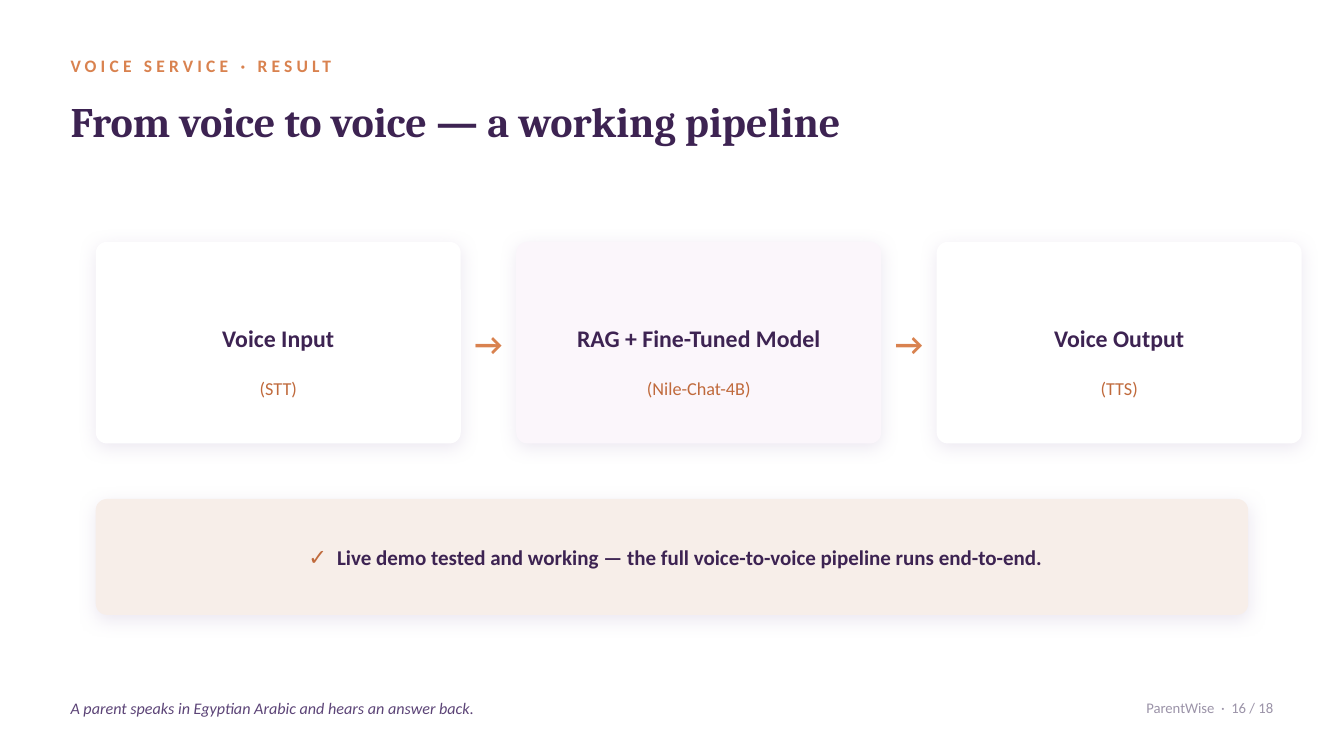
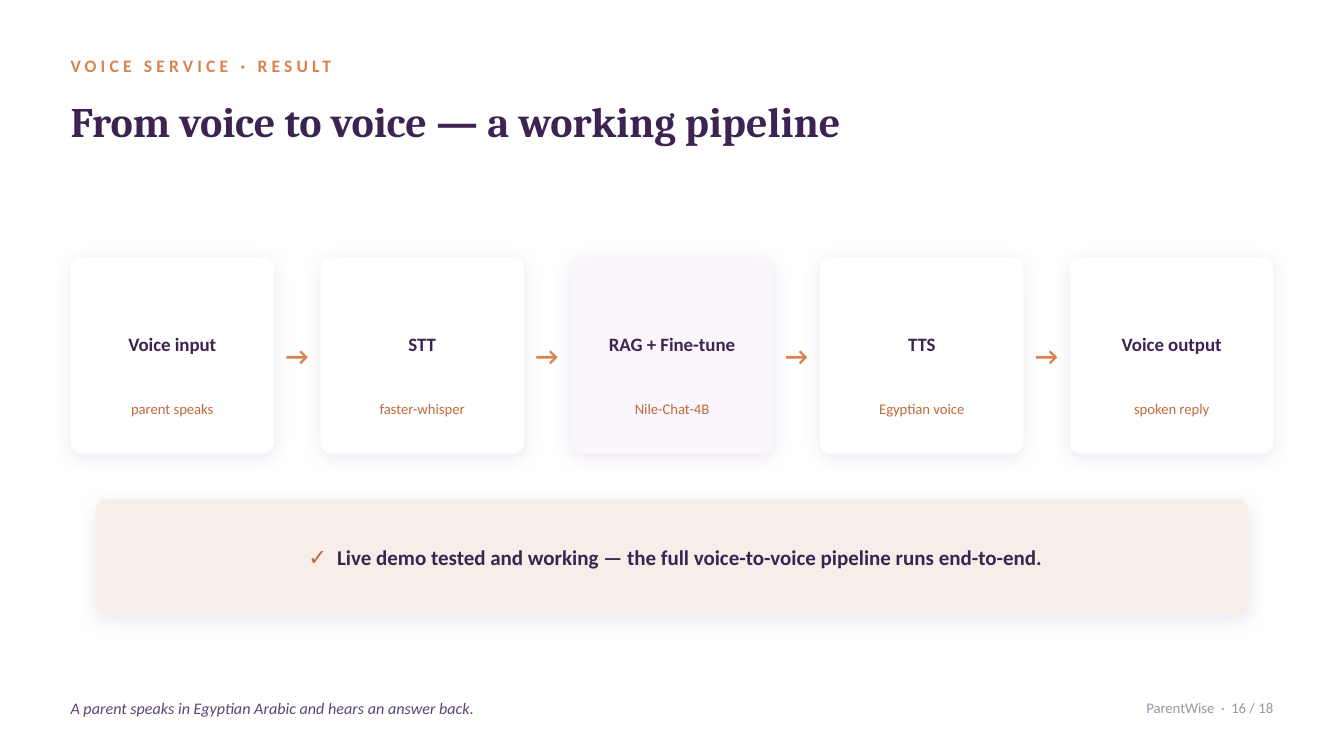
Before and after one commit to dohaismail01/AI-Powered-Parenting-Guidance-Platform, a slide deck: slide 16 of finetune-quantization/presentation/ParentWise_Platform.pptx. Drawn at 1344x756 pixels with LibreOffice and Linux fonts; fonts in the diff are those of the drawing; background and template pictures are left out. Boxes give left, top, right and bottom in pixels: in the first picture for what was removed or moved away, otherwise in the second. Text is boxed around its words. In the diff, an @@ line names an element or a change of style, - is before the commit and + after.

```diff
--- a/finetune-quantization/presentation/ParentWise_Platform.pptx
+++ b/finetune-quantization/presentation/ParentWise_Platform.pptx
@@ proportions changed in 3 elements at [571, 257, 774, 454], [1070, 257, 1273, 454], [71, 257, 274, 454] @@
@@ rounded rectangle: place and size @@
-rounded rectangle at [96, 242, 461, 444]
+rounded rectangle at [71, 257, 274, 454]
@@ rounded rectangle added at [321, 257, 524, 454], fill #FFFFFF @@
@@ rounded rectangle: place and size @@
-rounded rectangle at [516, 242, 881, 444]
+rounded rectangle at [571, 257, 774, 454]
@@ rounded rectangle added at [820, 257, 1023, 454], fill #FFFFFF @@
@@ rounded rectangle: place and size @@
-rounded rectangle at [937, 242, 1302, 444]
+rounded rectangle at [1070, 257, 1273, 454]
@@ text at [128, 338, 216, 354]: text changed; size 17 to 13.5 pt @@
-Voice Input
+Voice input
@@ text added at [272, 330, 323, 380], 18 pt, text #D9824F, bold @@
+→
@@ text at [408, 338, 436, 351]: text changed; size 13 to 13.5 pt; text colour #C06A3C to #3D2352; bold on @@
-(STT)
+STT
@@ text "→": place and size @@
-text "→" at [463, 318, 513, 368]
+text "→" at [522, 330, 573, 380]
@@ text "→" at [522, 330, 573, 380]: size 22 to 18 pt @@
@@ text at [609, 338, 735, 351]: text changed; size 17 to 13.5 pt @@
-RAG + Fine-Tuned Model
+RAG + Fine-tune
@@ text "→" at [771, 330, 822, 380]: size 22 to 18 pt @@
@@ text "→": place and size @@
-text "→" at [884, 318, 935, 368]
+text "→" at [771, 330, 822, 380]
@@ text at [908, 338, 936, 351]: text changed; size 13 to 13.5 pt; text colour #C06A3C to #3D2352; bold on @@
-(TTS)
+TTS
@@ text added at [1021, 330, 1072, 380], 18 pt, text #D9824F, bold @@
+→
@@ text at [1122, 338, 1221, 354]: text changed; size 17 to 13.5 pt @@
-Voice Output
+Voice output
@@ text added at [131, 404, 214, 417], 10.5 pt, text #C06A3C @@
+parent speaks
@@ text added at [380, 404, 465, 417], 10.5 pt, text #C06A3C @@
+faster-whisper
@@ text at [635, 404, 709, 414]: text changed; size 13 to 10.5 pt @@
-(Nile-Chat-4B)
+Nile-Chat-4B
@@ text added at [879, 404, 964, 417], 10.5 pt, text #C06A3C @@
+Egyptian voice
@@ text added at [1134, 404, 1209, 417], 10.5 pt, text #C06A3C @@
+spoken reply
```
Also in this commit, not shown: 1 other slide changed, 3 other files.
